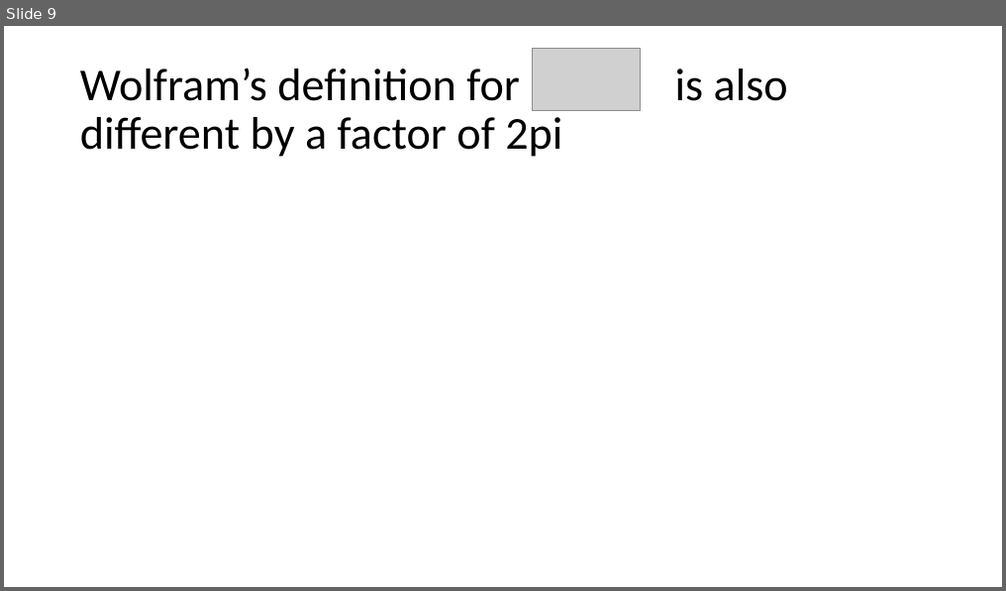
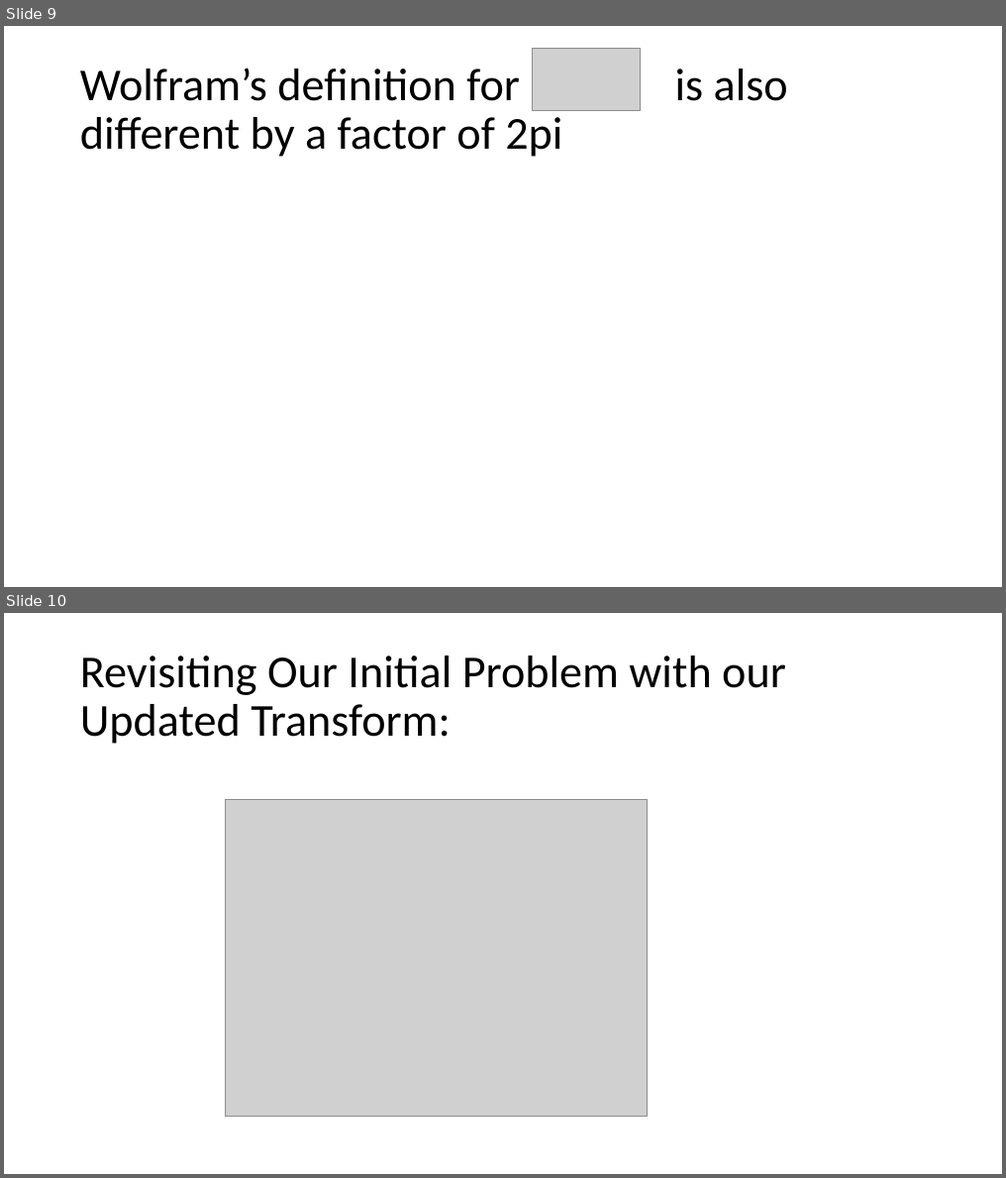
Before and after one commit to acs3235/BMIL, a slide deck: Research Update 4.5.2017.pptx. Shown one above the other, each under a label of ours: slide 9 before the commit, slides 9 and 10 after it. The pictures are 1006x591 and 1006x1178 pixels, drawn with LibreOffice and Linux fonts; fonts in the diff are those of the drawing; grey boxes stand for pictures. Boxes give left, top, right and bottom in pixels: in the first picture for what was removed or moved away, otherwise in the second. Text is boxed around its words. In the diff, an @@ line names an element or a change of style, - is before the commit and + after.

```diff
--- a/Research Update 4.5.2017.pptx
+++ b/Research Update 4.5.2017.pptx
@@ slide 10 added at <box>4,613,1002,1174</box>, background #FFFFFF @@
@@ title added at <box>80,656,786,744</box>, 44 pt, text #000000 @@
+Revisiting Our Initial Problem with our Updated Transform:
@@ picture added at <box>225,799,648,1116</box> @@
```
Also in this commit, not shown: 6 other slides added, 1 slide removed, 4 other files.
